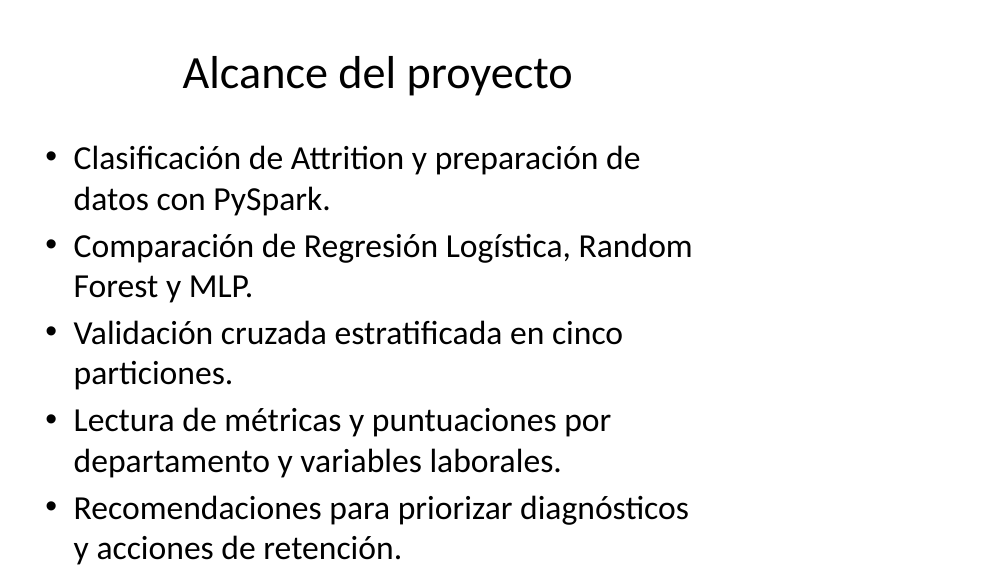
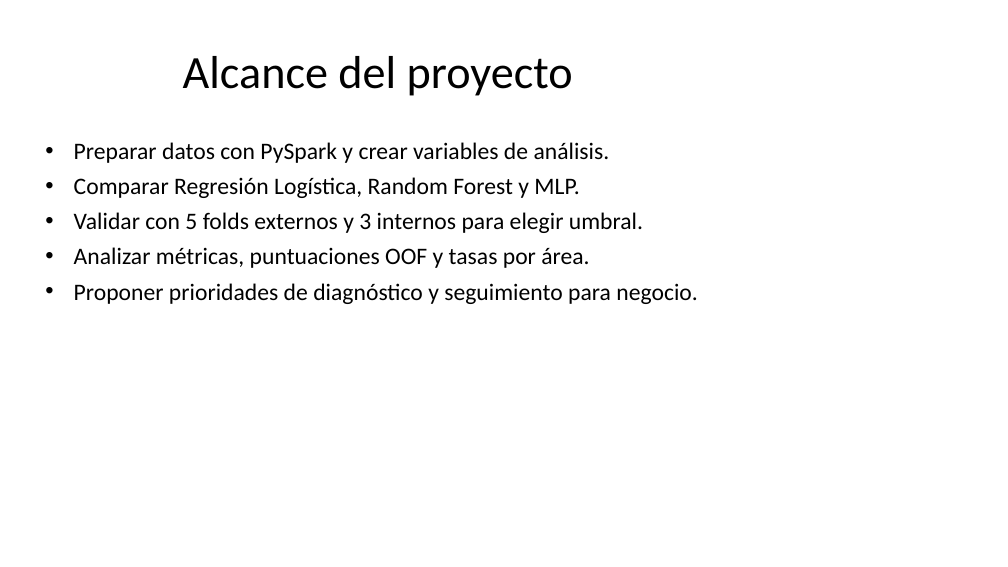
Before and after one commit to gitbeatriz123/Proyecto_Prediccion_Rotacion_Empleados_Beatriz.Velayos, a slide deck: slide 2 of docs/Presentacion_Proyecto_Rotacion.pptx. Drawn at 1008x567 pixels with LibreOffice and Linux fonts; fonts in the diff are those of the drawing. Boxes give left, top, right and bottom in pixels: in the first picture for what was removed or moved away, otherwise in the second. Text is boxed around its words. In the diff, an @@ line names an element or a change of style, - is before the commit and + after.

```diff
--- a/docs/Presentacion_Proyecto_Rotacion.pptx
+++ b/docs/Presentacion_Proyecto_Rotacion.pptx
@@ text at <box>74,142,698,304</box>: text changed; size 32 to 22.5 pt @@
-• Clasificación de Attrition y preparación de datos con PySpark.
-• Comparación de Regresión Logística, Random Forest y MLP.
-• Validación cruzada estratificada en cinco particiones.
-• Lectura de métricas y puntuaciones por departamento y variables laborales.
-• Recomendaciones para priorizar diagnósticos y acciones de retención.
+• Preparar datos con PySpark y crear variables de análisis.
+• Comparar Regresión Logística, Random Forest y MLP.
+• Validar con 5 folds externos y 3 internos para elegir umbral.
+• Analizar métricas, puntuaciones OOF y tasas por área.
+• Proponer prioridades de diagnóstico y seguimiento para negocio.
```
Also in this commit, not shown: 7 other slides changed, 18 other files.
